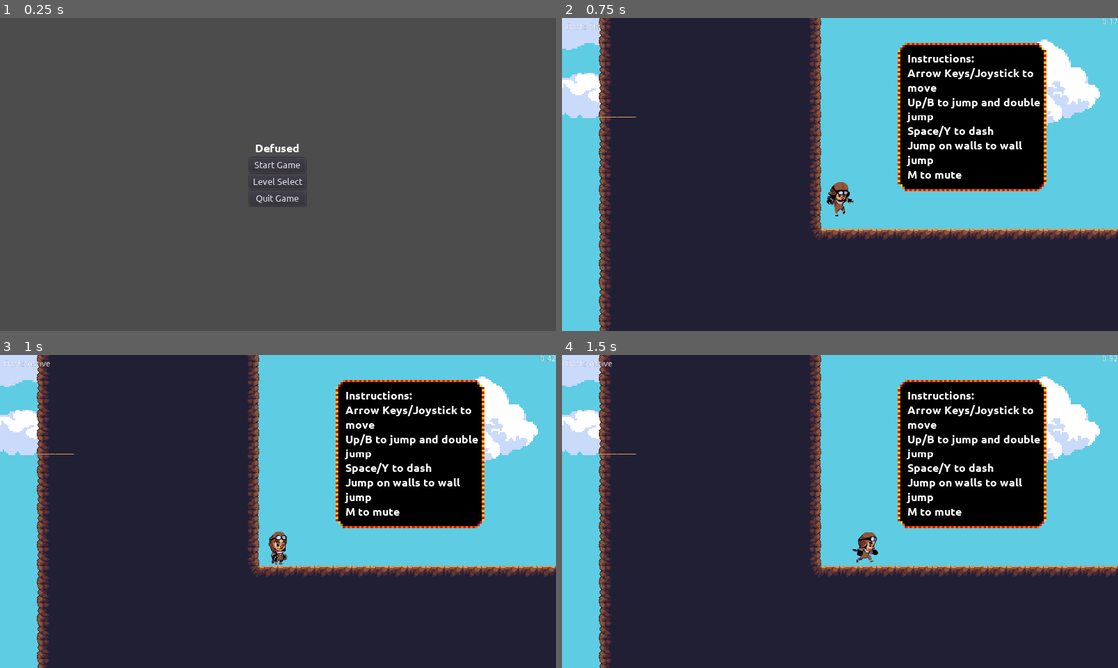
Above: before the commit, frames 1-4 (two rows, left to right).
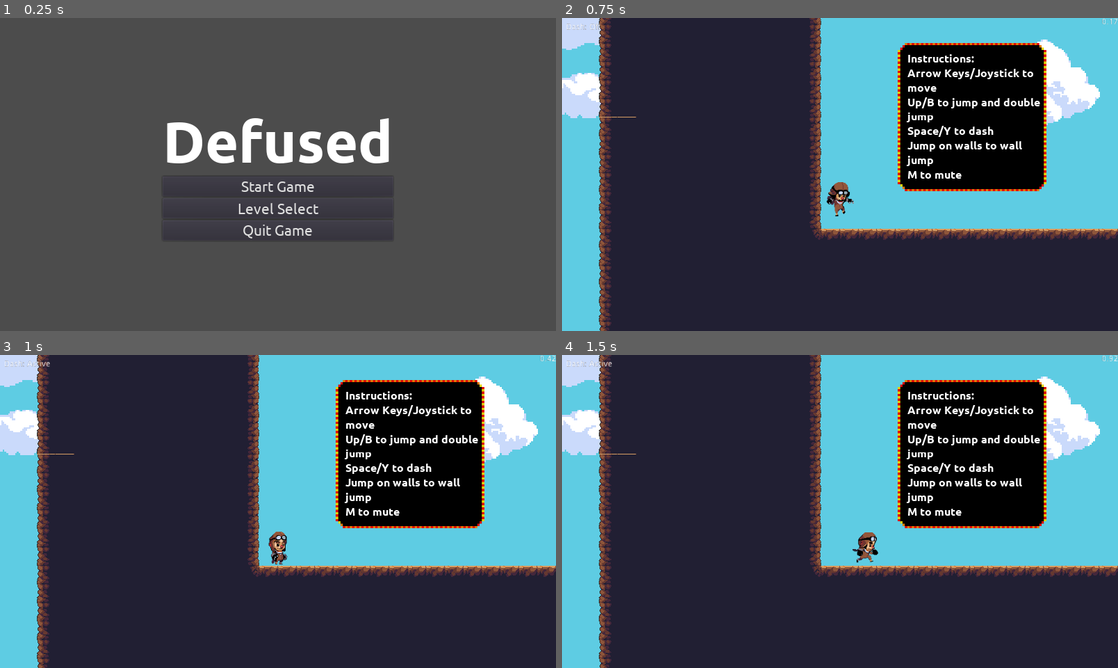
Above: after the commit, the same moments.

Repository: keshava1/defused
Game: Godot game, scene res://StartMenu.tscn
Two runs of this game, one before a commit and one after it. Both use one fixed random seed, a clock stepped at 60 frames per second and the inputs below. The engine's default icon, where the game draws it, is replaced by a stand-in: a white triangle on a blue panel in a dark square. Sound files missing from this copy of the repository are replaced by a short silence.
Inputs:
- Up to frame 1 (0.25 s): no input
- Up to frame 2 (0.75 s): click "Start Game" at 0.5 s
- Up to frame 3 (1 s): no input
- Up to frame 4 (1.5 s): tap Enter at 1.25 s; hold Right (ui_right) from 1.28 s (still down)

The runs differ from the first frame. In frame 1, 3.7% of the frame differs, in the area x 29-71%, y 32-71%; in frame 2, nothing differs; in frame 3, nothing differs; in frame 4, nothing differs.

Commit message:
added scoring

Diff:
--- a/Project 1 Platformer Git/Fonts/UbuntuBold20.tres
+++ b/Project 1 Platformer Git/Fonts/UbuntuBold20.tres
@@ -3,5 +3,5 @@
 [ext_resource path="res://Fonts/Ubuntu-Bold.ttf" type="DynamicFontData" id=1]
 
 [resource]
-size = 20
+size = 100
 font_data = ExtResource( 1 )
--- a/Project 1 Platformer Git/Fonts/UbuntuNormal.tres
+++ b/Project 1 Platformer Git/Fonts/UbuntuNormal.tres
@@ -3,4 +3,5 @@
 [ext_resource path="res://Fonts/Ubuntu-Regular.ttf" type="DynamicFontData" id=1]
 
 [resource]
+size = 26
 font_data = ExtResource( 1 )
--- a/Project 1 Platformer Git/PlayerVars.gd
+++ b/Project 1 Platformer Git/PlayerVars.gd
@@ -15,6 +15,7 @@
 var muted = false
 var temp = 0
 var deaths = 0
+var maxScore = 0
 const SPRING = -1000
 
 func upGravity():
@@ -63,3 +64,7 @@
 			print("unmuted")
 			MusicPlayer.play(temp)
 			muted = false
+
+func newScore(score):
+	if(score > maxScore):
+		maxScore = score
--- a/Project 1 Platformer Git/Scenes/Scoring.tscn
+++ b/Project 1 Platformer Git/Scenes/Scoring.tscn
@@ -1,9 +1,12 @@
-[gd_scene load_steps=3 format=2]
+[gd_scene load_steps=5 format=2]
 
 [ext_resource path="res://icon.png" type="Texture" id=1]
 [ext_resource path="res://Fonts/UbuntuBold20.tres" type="DynamicFont" id=2]
+[ext_resource path="res://Scripts/Scoring.gd" type="Script" id=3]
+[ext_resource path="res://Fonts/UbuntuNormal.tres" type="DynamicFont" id=4]
 
 [node name="Node2D" type="Node2D"]
+script = ExtResource( 3 )
 
 [node name="Sprite" type="Sprite" parent="."]
 modulate = Color( 0, 0, 0, 1 )
@@ -12,6 +15,7 @@
 texture = ExtResource( 1 )
 
 [node name="VBoxContainer" type="VBoxContainer" parent="."]
+margin_top = -72.0
 margin_right = 960.0
 margin_bottom = 540.0
 alignment = 1
@@ -21,12 +25,27 @@
 }
 
 [node name="Label" type="Label" parent="VBoxContainer"]
-margin_top = 258.0
+margin_top = 75.0
 margin_right = 960.0
-margin_bottom = 281.0
+margin_bottom = 304.0
 custom_fonts/font = ExtResource( 2 )
-text = "Scoring"
+text = "Scoring
+"
 align = 1
 __meta__ = {
 "_edit_use_anchors_": false
 }
+
+[node name="Points" type="Label" parent="VBoxContainer"]
+margin_top = 308.0
+margin_right = 960.0
+margin_bottom = 536.0
+custom_fonts/font = ExtResource( 4 )
+text = "9,999 points
+-
+seconds
+-
+deaths
+=
+points"
+align = 1
--- a/Project 1 Platformer Git/Scenes/World7.tscn
+++ b/Project 1 Platformer Git/Scenes/World7.tscn
@@ -7,7 +7,11 @@
 [ext_resource path="res://WorldComplete.tscn" type="PackedScene" id=5]
 [ext_resource path="res://Scenes/Enemy.tscn" type="PackedScene" id=6]
 [ext_resource path="res://Sprites/Text box-1.png.png" type="Texture" id=7]
-[ext_resource path="res://Fonts/UbuntuBold20.tres" type="DynamicFont" id=8]
+[ext_resource path="res://Fonts/Ubuntu-Bold.ttf" type="DynamicFontData" id=8]
+
+[sub_resource type="DynamicFont" id=1]
+size = 20
+font_data = ExtResource( 8 )
 
 [node name="Node2D" type="Node2D"]
 
@@ -217,7 +221,7 @@
 margin_top = -368.0
 margin_right = 196.0
 margin_bottom = -136.0
-custom_fonts/font = ExtResource( 8 )
+custom_fonts/font = SubResource( 1 )
 text = "Instructions:
 Arrow Keys/Joystick to
 move
--- a/Project 1 Platformer Git/Scenes/World8.tscn
+++ b/Project 1 Platformer Git/Scenes/World8.tscn
@@ -265,4 +265,4 @@
 
 [node name="WorldComplete" parent="." instance=ExtResource( 6 )]
 position = Vector2( 1297, 513 )
-next_world = "res://Scenes/World7.tscn"
+next_world = "res://Scenes/Scoring.tscn"
--- /dev/null
+++ b/Project 1 Platformer Git/Scripts/Scoring.gd
@@ -0,0 +1,20 @@
+extends Node2D
+
+
+# Declare member variables here. Examples:
+var time
+var deaths
+var points
+
+# Called when the node enters the scene tree for the first time.
+func _ready():
+	var time = int(PlayerVars.timer)
+	var deaths = PlayerVars.deaths
+	var points = 9999 - int(time) - deaths*10
+	$VBoxContainer/Points.text = "9,999 points\n-\n" + str(time) + " seconds\n-\n" + str(deaths) + " deaths\n=\n" + str(points) + " points"
+	PlayerVars.newScore(points)
+
+
+# Called every frame. 'delta' is the elapsed time since the previous frame.
+#func _process(delta):
+#	pass
Not shown: 1 places in Project 1 Platformer Git/Scenes/World7.tscn that only renumber resources
